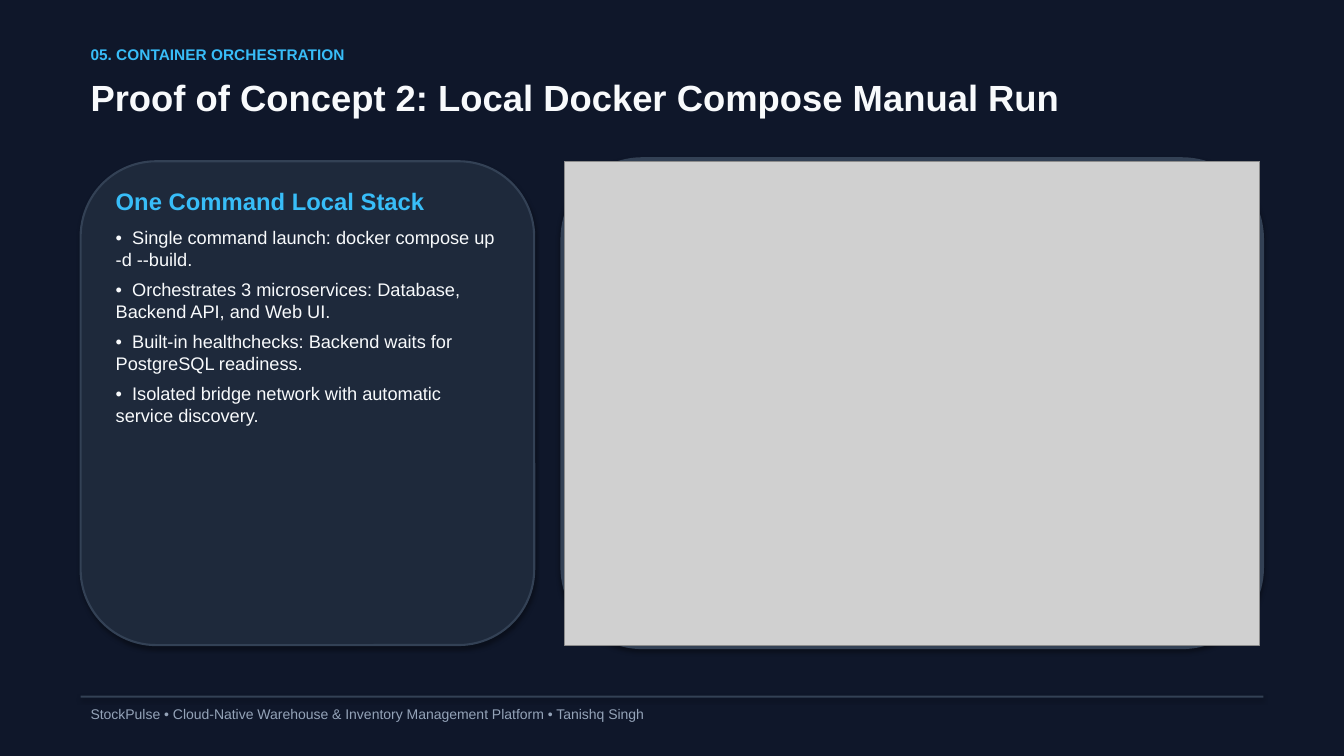
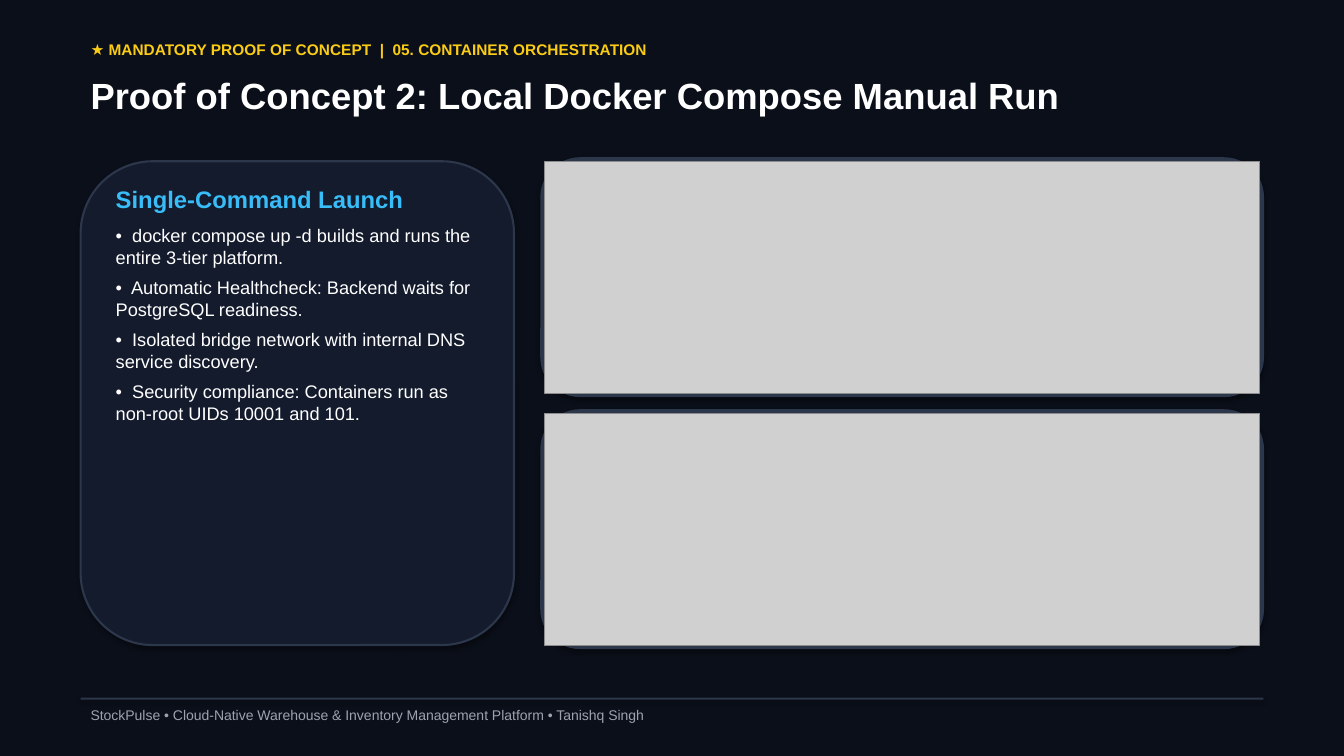
Before and after one commit to Tanishq217/StockPulse, a slide deck: slide 6 of StockPulse_Presentation.pptx. Drawn at 1344x756 pixels with LibreOffice and Linux fonts; fonts in the diff are those of the drawing; grey boxes stand for pictures. Boxes give left, top, right and bottom in pixels: in the first picture for what was removed or moved away, otherwise in the second. Text is boxed around its words. In the diff, an @@ line names an element or a change of style, - is before the commit and + after.

Commit message:
feat(proofs): add 13 new authentic verification screenshots and update executive presentation

```diff
--- a/StockPulse_Presentation.pptx
+++ b/StockPulse_Presentation.pptx
@@ rectangle at bbox=[0, 0, 1344, 756]: fill #0F172A to #0B0F19 @@
@@ text at bbox=[109, 44, 646, 55]: text changed; text colour #38BDF8 to #FACC15 @@
-05. CONTAINER ORCHESTRATION
+★ MANDATORY PROOF OF CONCEPT | 05. CONTAINER ORCHESTRATION
@@ text "Proof of Concept 2: Local ..." at bbox=[91, 82, 1059, 117]: text colour #F8FAFC to #FFFFFF @@
@@ rounded rectangle: place and size @@
-rounded rectangle at bbox=[81, 161, 534, 645]
+rounded rectangle at bbox=[81, 161, 514, 645]
@@ rounded rectangle at bbox=[81, 161, 514, 645]: fill #1E293B to #141B2D; outline #334155 1.5 pt to #2D374B 1.5 pt @@
@@ rounded rectangle at bbox=[540, 157, 1264, 397]: fill #334155 to #2D374B @@
@@ rounded rectangle: place and size @@
-rounded rectangle at bbox=[561, 157, 1264, 649]
+rounded rectangle at bbox=[540, 157, 1264, 397]
@@ picture: place and size @@
-picture at bbox=[565, 161, 1260, 645]
+picture at bbox=[544, 161, 1260, 393]
@@ text at bbox=[116, 190, 470, 420]: text changed; text colour #F8FAFC to #FFFFFF @@
-One Command Local Stack
-• Single command launch: docker compose up -d --build.
-• Orchestrates 3 microservices: Database, Backend API, and Web UI.
-• Built-in healthchecks: Backend waits for PostgreSQL readiness.
-• Isolated bridge network with automatic service discovery.
+Single-Command Launch
+• docker compose up -d builds and runs the entire 3-tier platform.
+• Automatic Healthcheck: Backend waits for PostgreSQL readiness.
+• Isolated bridge network with internal DNS service discovery.
+• Security compliance: Containers run as non-root UIDs 10001 and 101.
@@ rounded rectangle added at bbox=[540, 409, 1264, 649], fill #2D374B @@
@@ picture added at bbox=[544, 413, 1260, 645] @@
@@ text "StockPulse • Cloud-Native Warehouse & ..." at bbox=[91, 710, 644, 723]: text colour #94A3B8 to #9CA3AF @@
@@ rectangle at bbox=[81, 698, 1263, 700]: fill #334155 to #2D374B @@
```
Also in this commit, not shown: 10 other slides changed, 4 slides added, 3 slides removed, 19 other files.
